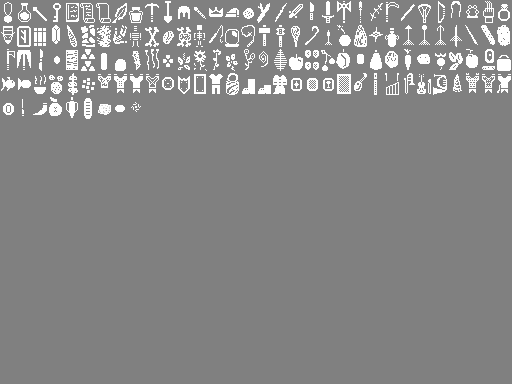
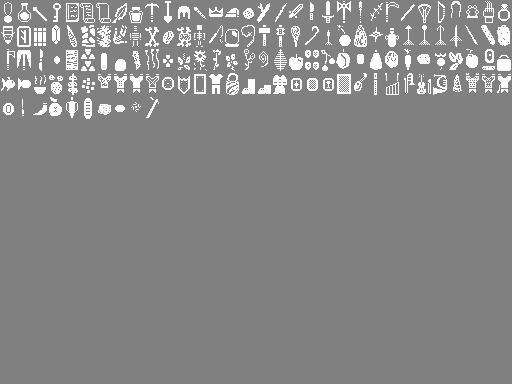
Layer changes from the first 512px x 384px image to the second:
painted on "Background" over [146, 97, 160, 118]
